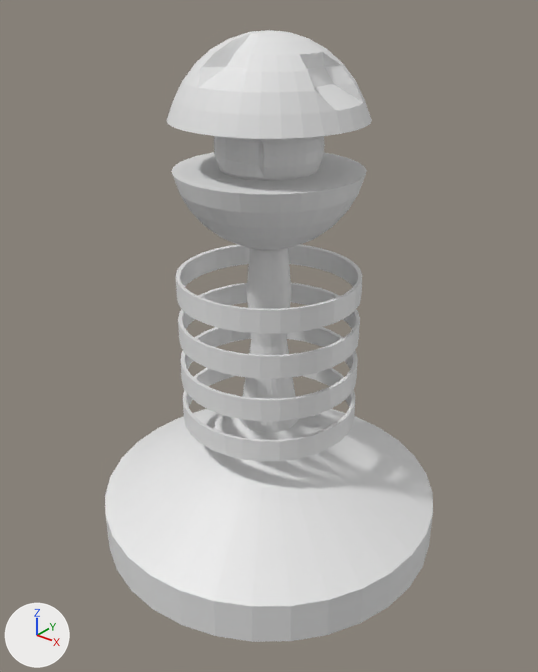
Two versions of the Blender file Blender Models/tourelle5.blend, one commit apart.
One viewpoint serves both versions: a camera (50 mm lens) standing at (4.71, -5.88, 6.17) and looking at (0.08, -0.1, 2.59). The axes (+X, +Y, +Z) are drawn at lower left. The lights are the same throughout.

The scene before the commit, as lines of its bpy script (objects in view):
```python
me_cylinder = bpy.data.meshes.new('Cylinder')
me_cylinder.from_pydata(...)  # 225 vertices, 225 faces; spans x -2.0..2.0, y -2.0..2.0, z 0.0..3.74
me_sphere = bpy.data.meshes.new('Sphere')
me_sphere.from_pydata(...)  # 1443 vertices, 1442 faces; spans x -1.0..1.0, y -1.0..1.0, z 1.53..5.7
ob_cylinder = bpy.data.objects.new('Cylinder', me_cylinder)
ob_cylinder.location = (0.0, 0.0, 0.0)
ob_sphere = bpy.data.objects.new('Sphere', me_sphere)
ob_sphere.location = (0.0, 0.0, 0.0)
```
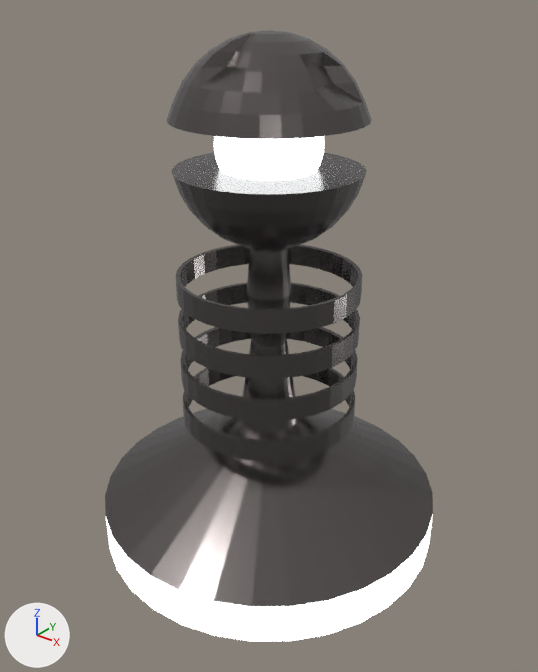
Changed parts and their boxes [x1, y1, x2, y2] in the pictures (538 x 672 px):
part 1 of me_sphere, recoloured: [166, 30, 372, 461] in both
part 2 of me_sphere, recoloured (grey to white): [214, 136, 325, 181] in both
part 3 of me_cylinder, recoloured (white to grey): [105, 248, 433, 606] in both
part 4 of me_cylinder, recoloured (grey to white): [106, 514, 433, 642] in both

What changed in the scene script:
```text
Add mat_material_002:
    mat_material_002 = emission_material('Material.002')
    mat_material_002.base_color = (0.939, 0.988, 1.0)  # white #f8feff
    mat_material_002.strength = 3.0
Add mat_material_001:
    mat_material_001 = principled_material('Material.001')
    mat_material_001.base_color = (0.133, 0.12, 0.117)  # dark grey #666160
    mat_material_001.metallic = 0.818
    mat_material_001.roughness = 0.255
    mat_material_001.specular_ior_level = 0.473
Change me_sphere:
    where me_sphere.from_pydata(...)  # 1443 vertices, 1442 faces; spans x -1.0..1.0, y -1.0..1.0, z 1.53..5.7
    used by ob_sphere; location = (0.0, 0.0, 0.0)
    me_sphere part 1: 966 of the faces centred in x -0.99..0.99, y -0.99..0.99, z 1.54..5.69 switch from no material to mat_material_001 (dark grey #666160)
    me_sphere part 2: 476 of the faces centred in x -0.54..0.54, y -0.48..0.48, z 4.12..5.19 switch from no material to mat_material_002 (white #f8feff)
Change me_cylinder:
    where me_cylinder.from_pydata(...)  # 225 vertices, 225 faces; spans x -2.0..2.0, y -2.0..2.0, z 0.0..3.74
    used by ob_cylinder; location = (0.0, 0.0, 0.0)
    me_cylinder part 3: all 192 faces centred in x -1.16..1.16, y -1.16..1.16, z 0.98..3.7 switch from no material to mat_material_001 (dark grey #666160)
    me_cylinder part 4: all 33 faces centred in x -1.98..1.98, y -1.98..1.98, z 0.0..0.24 switch from no material to mat_material_002 (white #f8feff)
```
